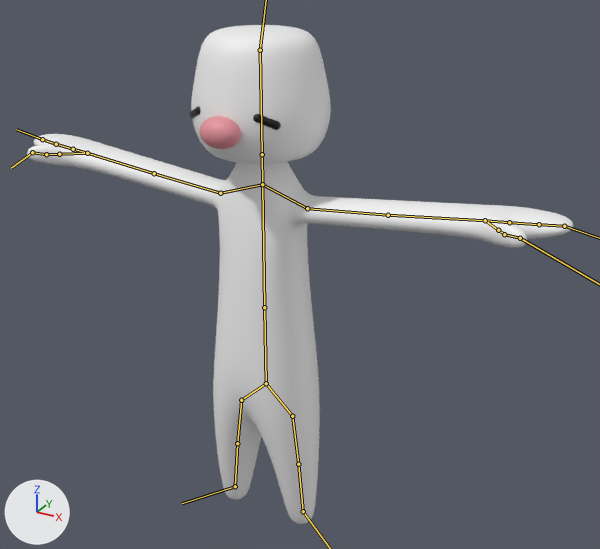
Two versions of the Blender file Player/Models/character.blend, one commit apart.
Camera for both pictures: a 50 mm camera at (6.84, -11.16, 10.7) aimed at (0.52, 0.31, 4.96). Every picture has the same lights, and +X, +Y and +Z are marked at lower left. The bones that bend it are drawn over the model as lines.

Names of what the first picture shows: 'Body', 'Head'.
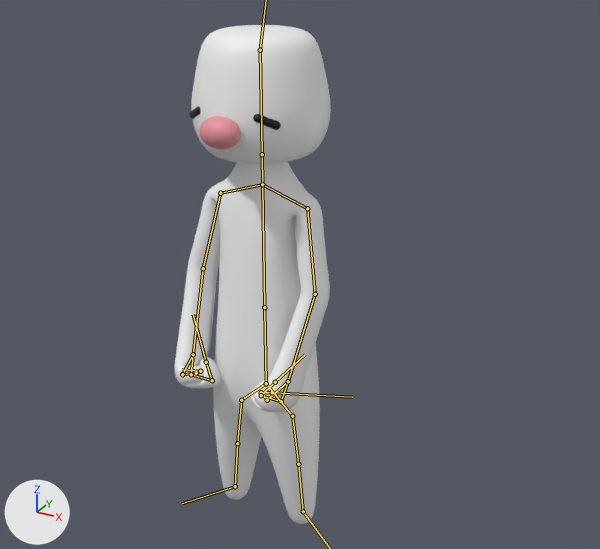
The newer file adds an action. The first version stands in its rest pose; the second is drawn at frame 1 of the action 'jump'.

What differs and where, as boxes (x1, y1, x2, y2) in the pictures (600 x 549 px):
'Body', posed (71% narrower, 7% shorter)
    before: (27, 134, 573, 524)
    after: (174, 162, 330, 524)
bone 'arm.l', root to tip
    before: (307, 208) to (388, 215)
    after: (307, 208) to (315, 294)
bone 'forearm.l', root to tip
    before: (388, 215) to (485, 220)
    after: (315, 294) to (288, 381)
bone 'palm2.l', root to tip
    before: (485, 220) to (498, 230)
    after: (288, 381) to (267, 400)
bone 'thumb1.l', root to tip
    before: (498, 230) to (504, 234)
    after: (267, 400) to (261, 392)
bone 'thumb2.l', root to tip
    before: (504, 234) to (520, 238)
    after: (261, 392) to (272, 392)
bone 'fingers1.l', root to tip
    before: (509, 222) to (539, 224)
    after: (281, 401) to (261, 395)
bone 'fingers2.l', root to tip
    before: (539, 224) to (564, 226)
    after: (261, 395) to (275, 382)
bone 'arm.r', root to tip
    before: (220, 193) to (154, 173)
    after: (220, 193) to (203, 268)
bone 'forearm.r', root to tip
    before: (154, 173) to (87, 153)
    after: (203, 268) to (193, 354)
bone 'palm2.r', root to tip
    before: (87, 153) to (59, 154)
    after: (193, 354) to (182, 374)
bone 'thumb1.r', root to tip
    before: (59, 154) to (46, 154)
    after: (182, 374) to (196, 373)
bone 'thumb2.r', root to tip
    before: (46, 154) to (32, 152)
    after: (196, 373) to (200, 371)
bone 'fingers1.r', root to tip
    before: (73, 149) to (56, 144)
    after: (191, 374) to (212, 380)
bone 'fingers2.r', root to tip
    before: (56, 144) to (42, 139)
    after: (212, 380) to (206, 362)

What the commit changed:
Bone 'arm.l' (bone_arm_l) turns from (0, 0, 0) to (10, -5, -85) degrees about its own x, y and z.
Bone 'forearm.l' (bone_forearm_l) turns from (0, 0, 0) to (14, 4, -18) degrees about its own x, y and z.
Bone 'palm2.l' (bone_palm2_l) turns from (0, 0, 0) to (-3, 5, -10) degrees about its own x, y and z.
Bone 'thumb1.l' (bone_thumb1_l) turns from (0, 0, 0) to (-6, 14, -111) degrees about its own x, y and z.
Bone 'thumb2.l' (bone_thumb2_l) turns from (0, 0, 0) to (-10, 4, -70) degrees about its own x, y and z.
Bone 'fingers1.l' (bone_fingers1_l) turns from (0, 0, 0) to (-8, 5, -83) degrees about its own x, y and z.
Bone 'fingers2.l' (bone_fingers2_l) turns from (0, 0, 0) to (-1, 2, -126) degrees about its own x, y and z.
Bone 'arm.r' (bone_arm_r) turns from (0, 0, 0) to (10, 5, 85) degrees about its own x, y and z.
Bone 'forearm.r' (bone_forearm_r) turns from (0, 0, 0) to (14, -4, 18) degrees about its own x, y and z.
Bone 'palm2.r' (bone_palm2_r) turns from (0, 0, 0) to (-3, -5, 10) degrees about its own x, y and z.
Bone 'thumb1.r' (bone_thumb1_r) turns from (0, 0, 0) to (-6, -14, 111) degrees about its own x, y and z.
Bone 'thumb2.r' (bone_thumb2_r) turns from (0, 0, 0) to (-10, -4, 70) degrees about its own x, y and z.
Bone 'fingers1.r' (bone_fingers1_r) turns from (0, 0, 0) to (-8, -5, 83) degrees about its own x, y and z.
Bone 'fingers2.r' (bone_fingers2_r) turns from (0, 0, 0) to (-1, -2, 126) degrees about its own x, y and z.
